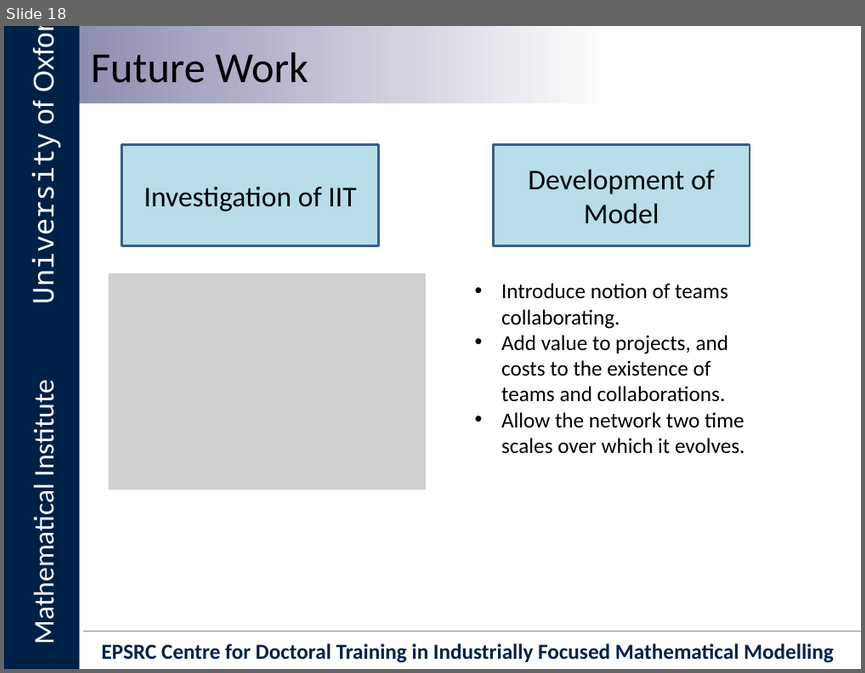
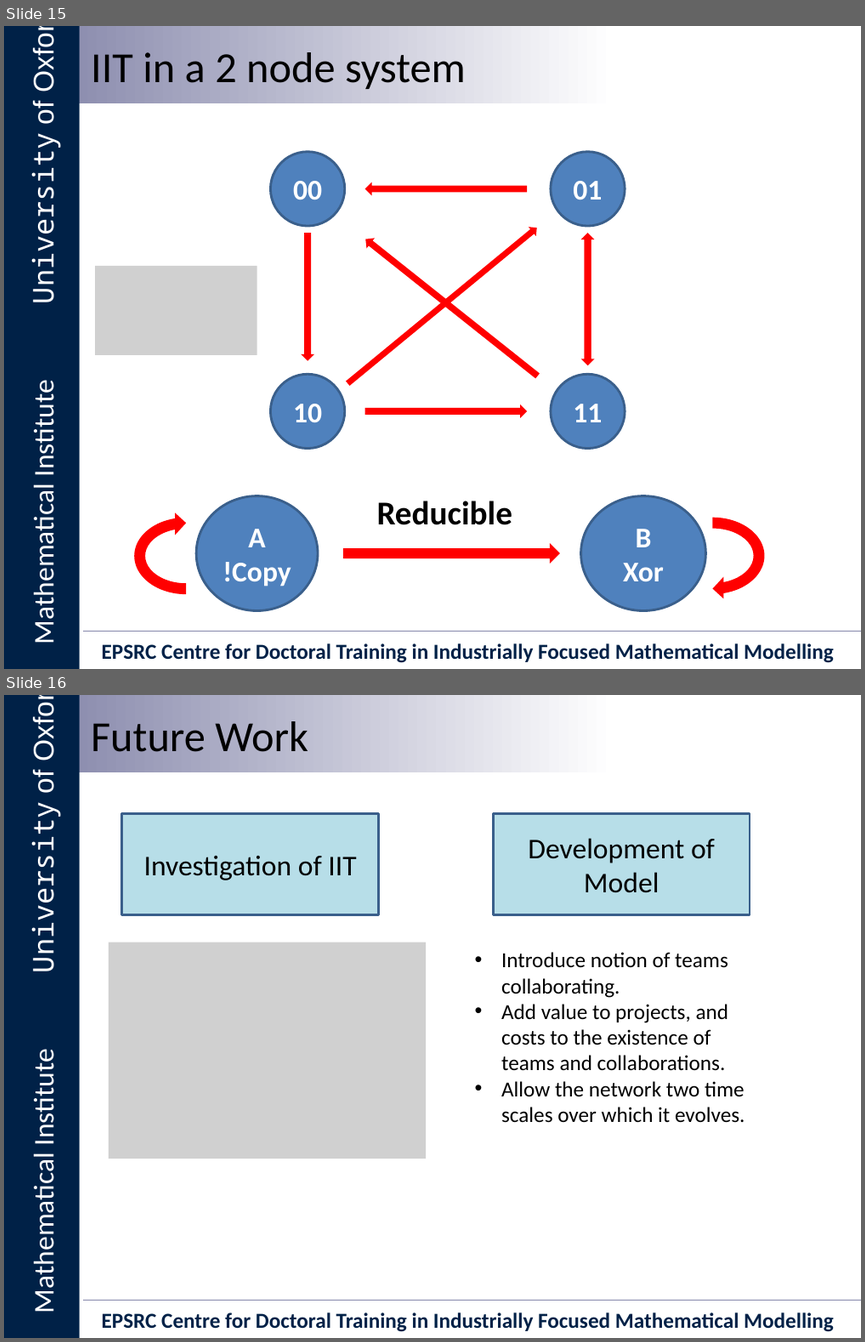
Before and after one commit to Ectheleon/IIT-Mini-Project, a slide deck: Writeup/Presentation/Integrated Information Theory for Organisational Consciousness.pptx. Shown one above the other, each under a label of ours: slide 18 before the commit, slides 15 and 16 after it. The pictures are 865x673 and 865x1342 pixels, drawn with LibreOffice and Linux fonts; fonts in the diff are those of the drawing; grey boxes stand for pictures; background and template pictures are left out. Boxes give left, top, right and bottom in pixels: in the first picture for what was removed or moved away, otherwise in the second. Text is boxed around its words. In the diff, an @@ line names an element or a change of style, - is before the commit and + after.

Commit message:
Removed some slides, added description of 2 node system.

```diff
--- a/Writeup/Presentation/Integrated Information Theory for Organisational Consciousness.pptx
+++ b/Writeup/Presentation/Integrated Information Theory for Organisational Consciousness.pptx
@@ slide 15 added at (x1=4, y1=26, x2=861, y2=669), background #FFFFFF; not listed: 6 template elements that a slide beside it also shows @@
@@ text added at (x1=91, y1=52, x2=466, y2=89), 36 pt, text #000000 @@
+IIT in a 2 node system
@@ ellipse added at (x1=270, y1=152, x2=345, y2=227), fill #4F81BD, outline #3A5F8C 2 pt, 24 pt, text #FFFFFF, bold @@
+00
@@ ellipse added at (x1=551, y1=152, x2=625, y2=227), fill #4F81BD, outline #3A5F8C 2 pt, 24 pt, text #FFFFFF, bold @@
+01
@@ right arrow added at (x1=364, y1=182, x2=527, y2=196), fill #FF0000 @@
@@ right arrow added at (x1=344, y1=222, x2=541, y2=388), fill #FF0000 @@
@@ right arrow added at (x1=301, y1=233, x2=314, y2=361), fill #FF0000 @@
@@ right arrow added at (x1=361, y1=234, x2=541, y2=380), fill #FF0000 @@
@@ right arrow added at (x1=580, y1=233, x2=595, y2=361), fill #FF0000 @@
@@ right arrow added at (x1=580, y1=237, x2=595, y2=365), fill #FF0000 @@
@@ picture added at (x1=95, y1=266, x2=256, y2=355) @@
@@ ellipse added at (x1=270, y1=374, x2=345, y2=448), fill #4F81BD, outline #3A5F8C 2 pt, 24 pt, text #FFFFFF, bold @@
+10
@@ ellipse added at (x1=551, y1=374, x2=625, y2=448), fill #4F81BD, outline #3A5F8C 2 pt, 24 pt, text #FFFFFF, bold @@
+11
@@ right arrow added at (x1=364, y1=405, x2=527, y2=419), fill #FF0000 @@
@@ ellipse added at (x1=196, y1=495, x2=318, y2=610), fill #4F81BD, outline #3A5F8C 2 pt, 24 pt, text #FFFFFF, bold @@
+A
+!Copy
@@ text added at (x1=377, y1=500, x2=512, y2=525), 28 pt, text #000000, bold @@
+Reducible
@@ ellipse added at (x1=580, y1=495, x2=706, y2=610), fill #4F81BD, outline #3A5F8C 2 pt, 24 pt, text #FFFFFF, bold @@
+B
+Xor
@@ circular arrow added at (x1=128, y1=512, x2=243, y2=599), fill #FF0000 @@
@@ circular arrow added at (x1=655, y1=512, x2=770, y2=599), fill #FF0000 @@
@@ right arrow added at (x1=343, y1=543, x2=560, y2=563), fill #FF0000 @@
@@ what was slide 18 is now slide 16 @@
```
Also in this commit, not shown: 2 other slides added, 2 slides removed.
